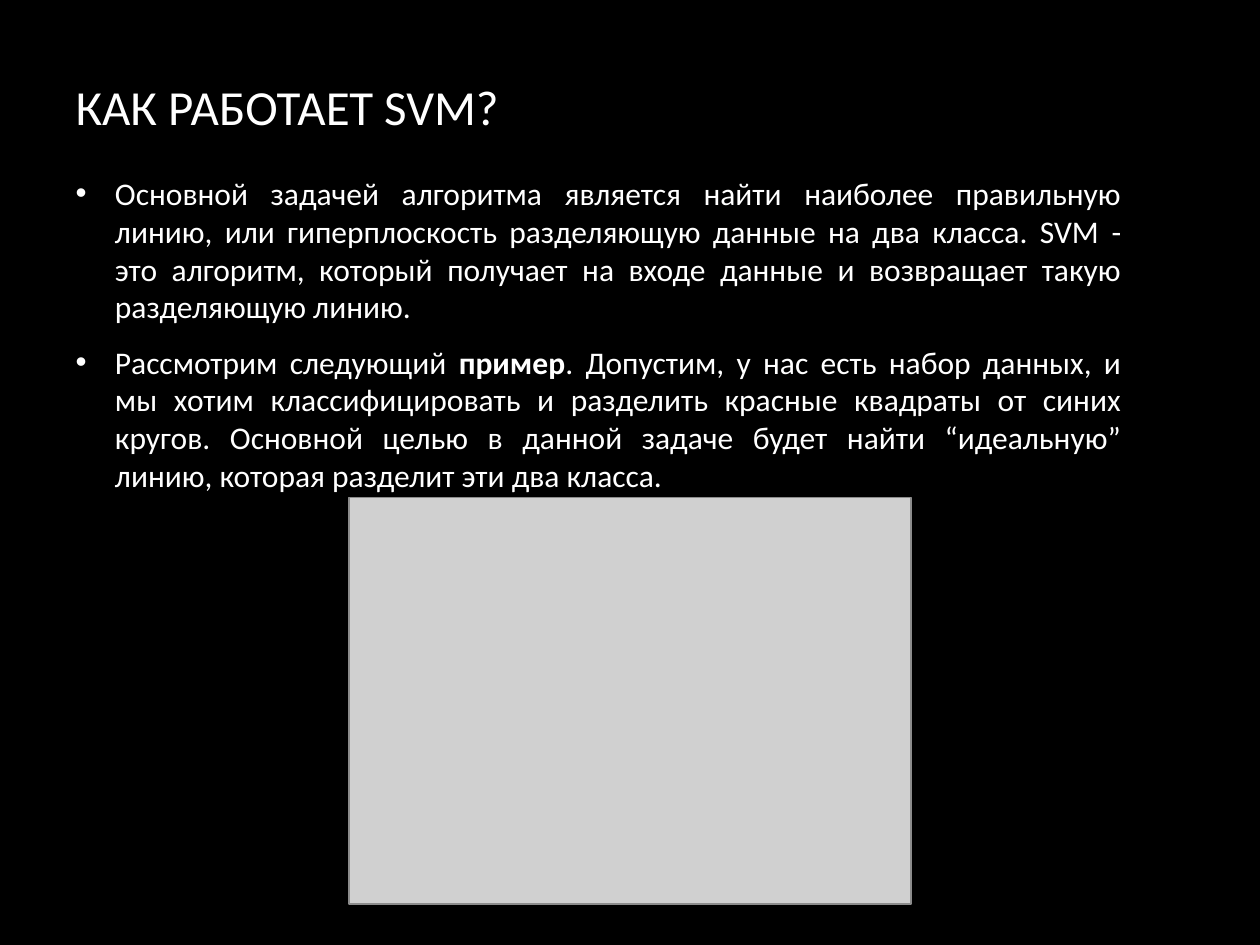
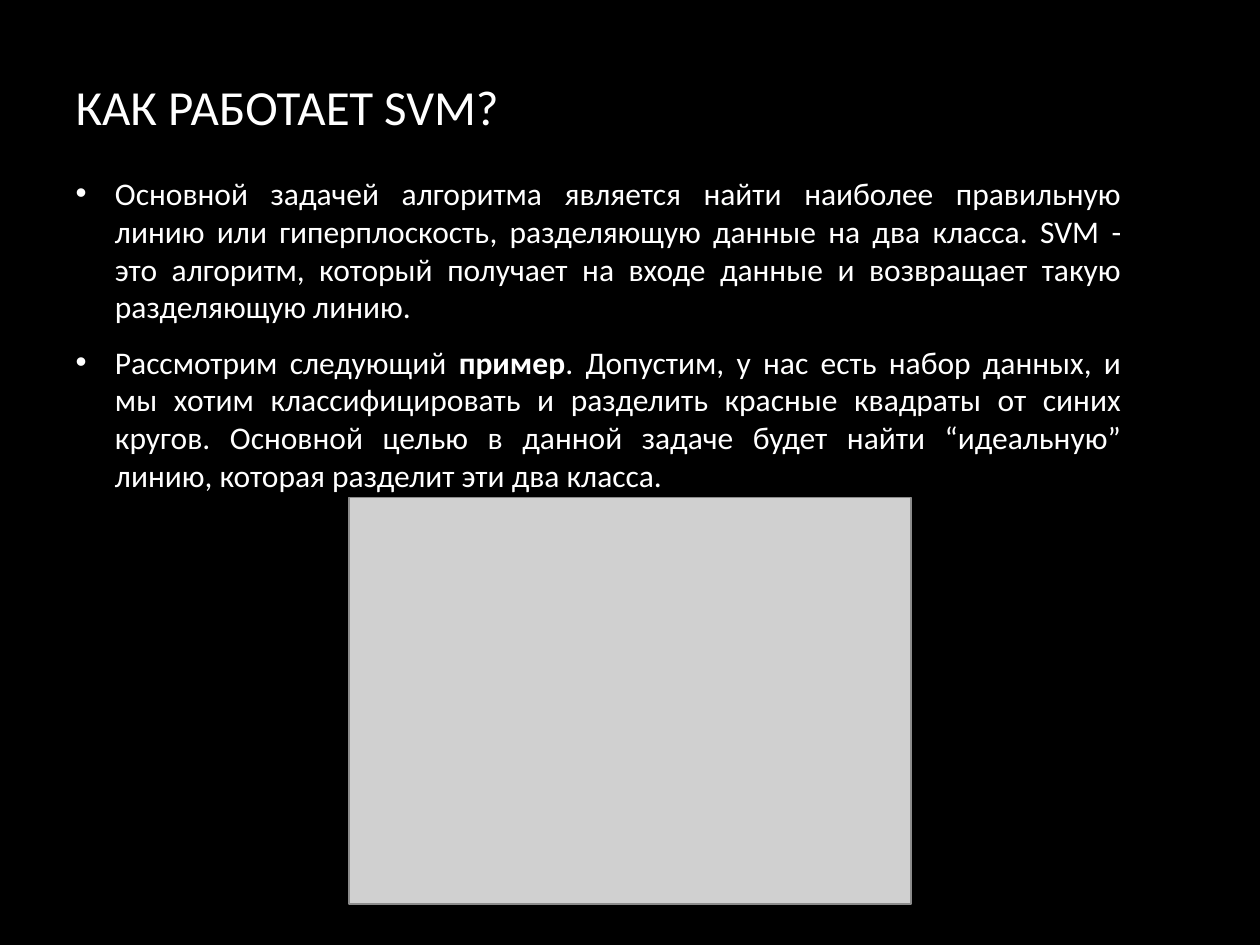
Before and after one commit to StepIgor/stepigor_ru, a slide deck: slide 3 of get/001.pptx. Drawn at 1260x945 pixels with LibreOffice and Linux fonts; fonts in the diff are those of the drawing; grey boxes stand for pictures; background and template pictures are left out. Boxes give left, top, right and bottom in pixels: in the first picture for what was removed or moved away, otherwise in the second. Text is boxed around its words. In the diff, an @@ line names an element or a change of style, - is before the commit and + after.

```diff
--- a/get/001.pptx
+++ b/get/001.pptx
@@ text at (115, 183, 1121, 324): text changed @@
-• Основной задачей алгоритма является найти наиболее правильную линию, или гиперплоскость разделяющую данные на два класса. SVM - это алгоритм, который получает на входе данные и возвращает такую разделяющую линию.
+• Основной задачей алгоритма является найти наиболее правильную линию или гиперплоскость, разделяющую данные на два класса. SVM - это алгоритм, который получает на входе данные и возвращает такую разделяющую линию.
```
Also in this commit, not shown: 1 other slide changed.
